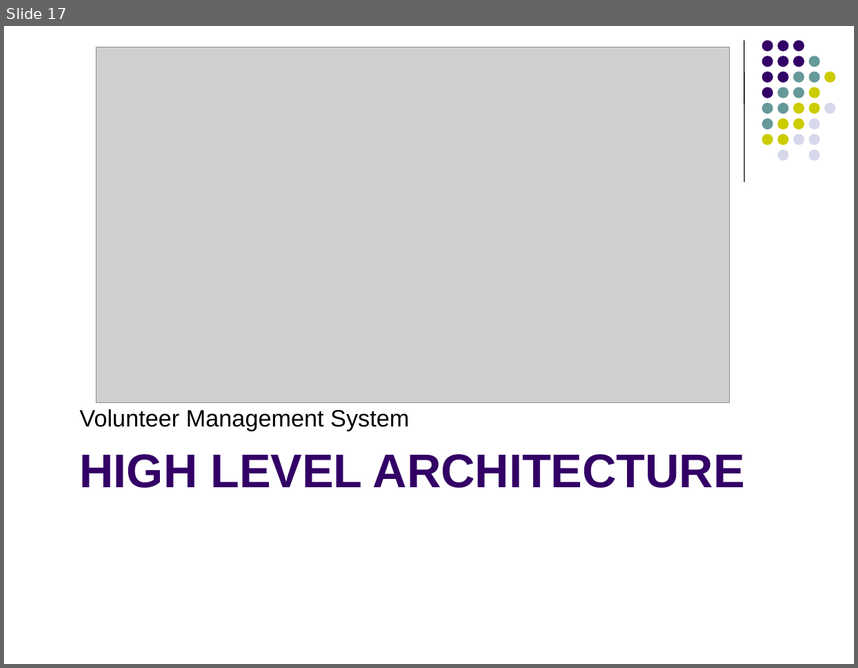
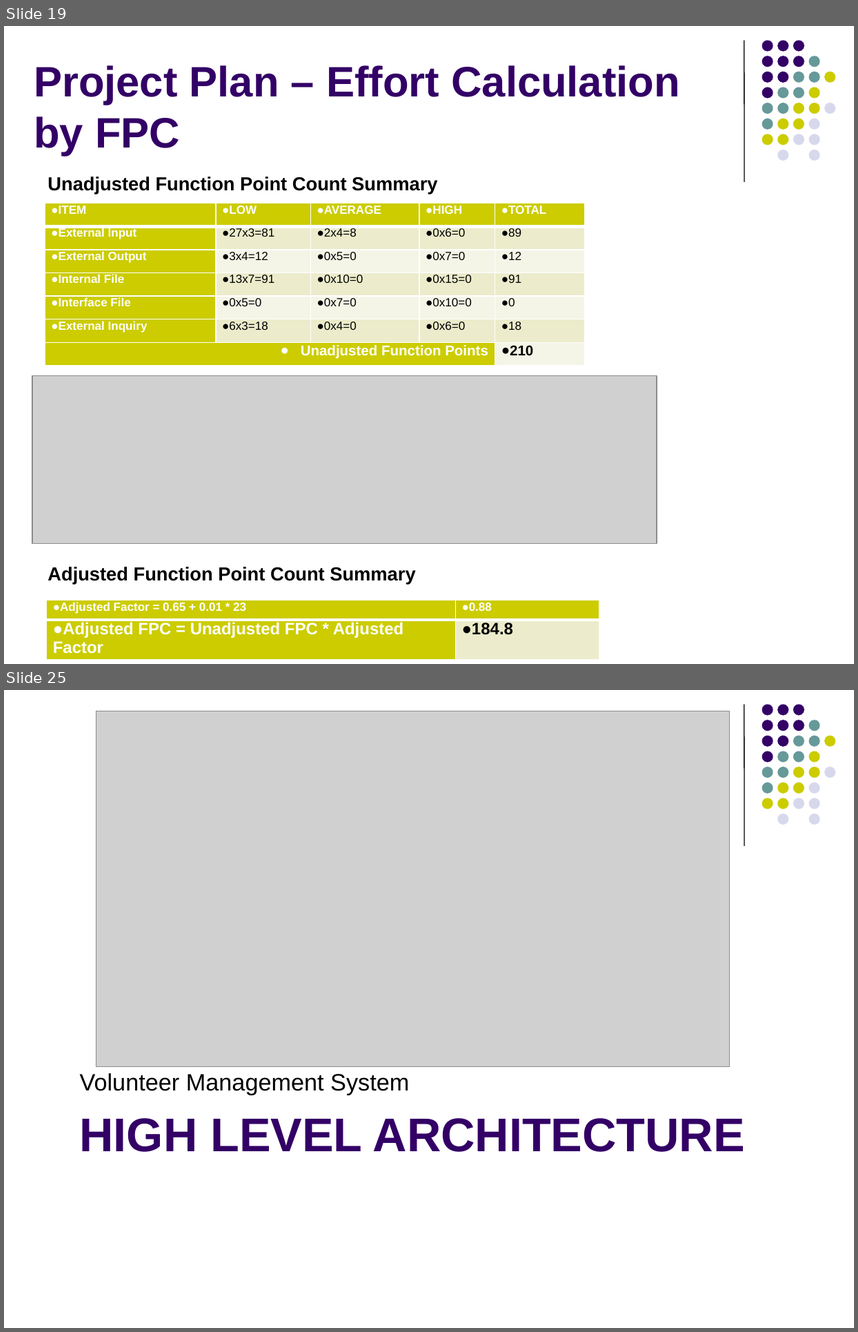
Before and after one commit to imireasa/mtech-se18-t08s, a slide deck: docs/W-9 Working Document/W-9.3 Presentation Slides/Phase1/vms_first_presentation_v0.1a.pptx. Shown one above the other, each under a label of ours: slide 17 before the commit, slides 19 and 25 after it; the slides between them are not shown. The pictures are 858x668 and 858x1332 pixels, drawn with LibreOffice and Linux fonts; fonts in the diff are those of the drawing; grey boxes stand for pictures. Boxes give left, top, right and bottom in pixels: in the first picture for what was removed or moved away, otherwise in the second. Text is boxed around its words. In the diff, an @@ line names an element or a change of style, - is before the commit and + after.

```diff
--- a/docs/W-9 Working Document/W-9.3 Presentation Slides/Phase1/vms_first_presentation_v0.1a.pptx
+++ b/docs/W-9 Working Document/W-9.3 Presentation Slides/Phase1/vms_first_presentation_v0.1a.pptx
@@ slide 19 added at (4,26,854,664), background #FFFFFF; not listed: 32 template elements that a slide beside it also shows @@
@@ title added at (34,65,680,156), 36 pt, text #330066, bold @@
+Project Plan – Effort Calculation by FPC
@@ text added at (47,176,437,194), 16 pt, text #000000, bold @@
+Unadjusted Function Point Count Summary
@@ table added at (45,203,586,365), 7 rows, 5 columns @@
+ITEM | LOW | AVERAGE | HIGH | TOTAL
+External Input | 27x3=81 | 2x4=8 | 0x6=0 | 89
+External Output | 3x4=12 | 0x5=0 | 0x7=0 | 12
+Internal File | 13x7=91 | 0x10=0 | 0x15=0 | 91
+Interface File | 0x5=0 | 0x7=0 | 0x10=0 | 0
+External Inquiry | 6x3=18 | 0x4=0 | 0x6=0 | 18
+Unadjusted Function Points |  |  |  | 210
@@ picture added at (32,375,657,543) @@
@@ text added at (47,566,415,584), 16 pt, text #000000, bold @@
+Adjusted Function Point Count Summary
@@ table added at (47,600,599,656), 2 rows, 2 columns @@
+Adjusted Factor = 0.65 + 0.01 * 23 | 0.88
+Adjusted FPC = Unadjusted FPC * Adjusted Factor | 184.8
@@ what was slide 17 is now slide 25 @@
```
Also in this commit, not shown: 8 slides changed, 11 other slides added, 4 slides removed.
